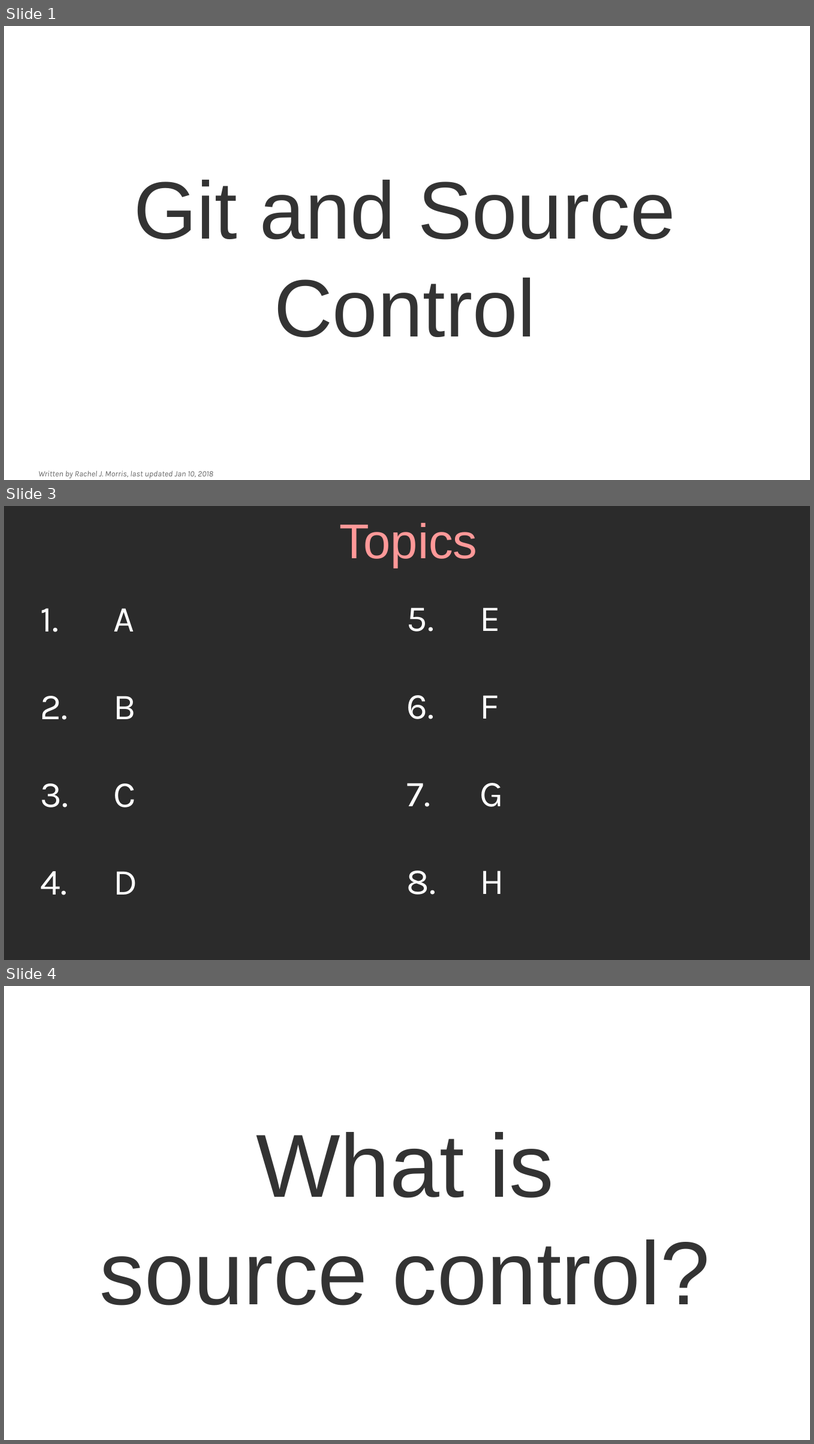
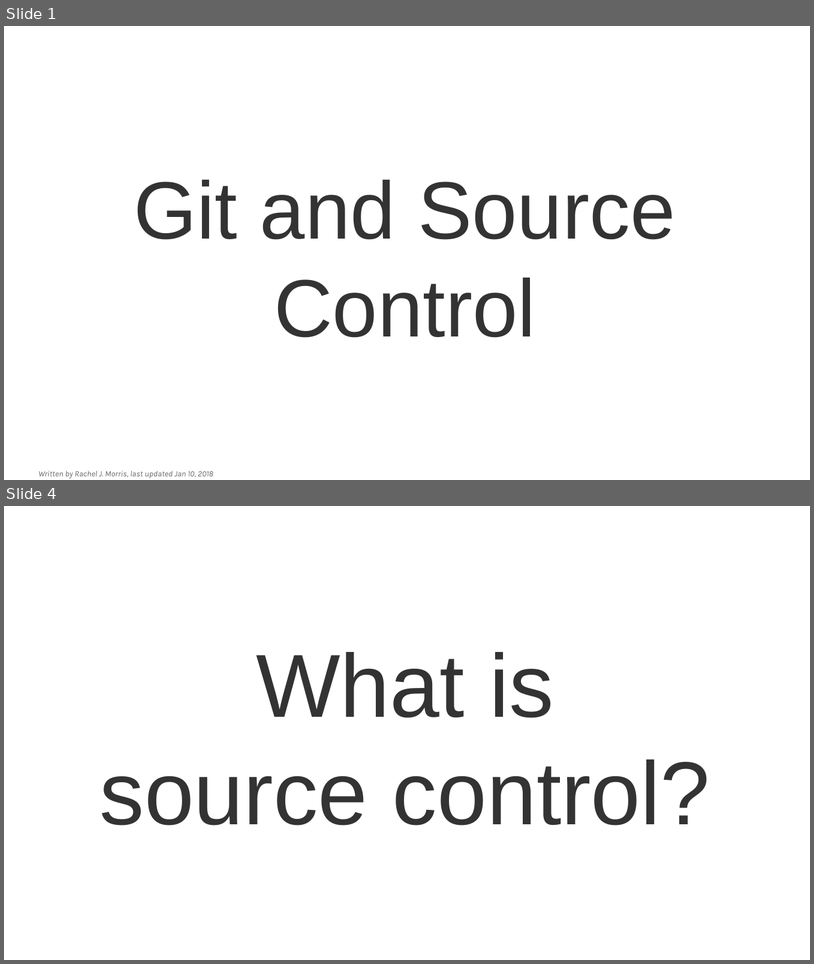
Before and after one commit to mariamhabib/CS250-Data-Structures, a slide deck: Lectures/Slides/Git and Source Control.odp. Shown one above the other, each under a label of ours: slides 1, 3 and 4 before the commit, slides 1 and 4 after it; the slides between them are not shown. The pictures are 814x1444 and 814x964 pixels, drawn with LibreOffice and Linux fonts; fonts in the diff are those of the drawing; background and template pictures are left out; a plain dark background stands for a picture behind light text. Boxes give left, top, right and bottom in pixels: in the first picture for what was removed or moved away, otherwise in the second. Text is boxed around its words. In the diff, an @@ line names an element or a change of style, - is before the commit and + after.

```diff
--- a/Lectures/Slides/Git and Source Control.odp
+++ b/Lectures/Slides/Git and Source Control.odp
@@ slide 3 removed at (x1=4, y1=506, x2=810, y2=960), background picture (left out) @@
@@ title removed at (x1=339, y1=523, x2=477, y2=567) @@
-Topics
@@ text removed at (x1=41, y1=608, x2=138, y2=895) @@
-1. A
-2. B
-3. C
-4. D
@@ text removed at (x1=407, y1=607, x2=505, y2=894) @@
-5. E
-6. F
-7. G
-8. H
```
Also in this commit, not shown: 3 slides changed, 42 slides added, 2 other slides removed, 1 other file.
